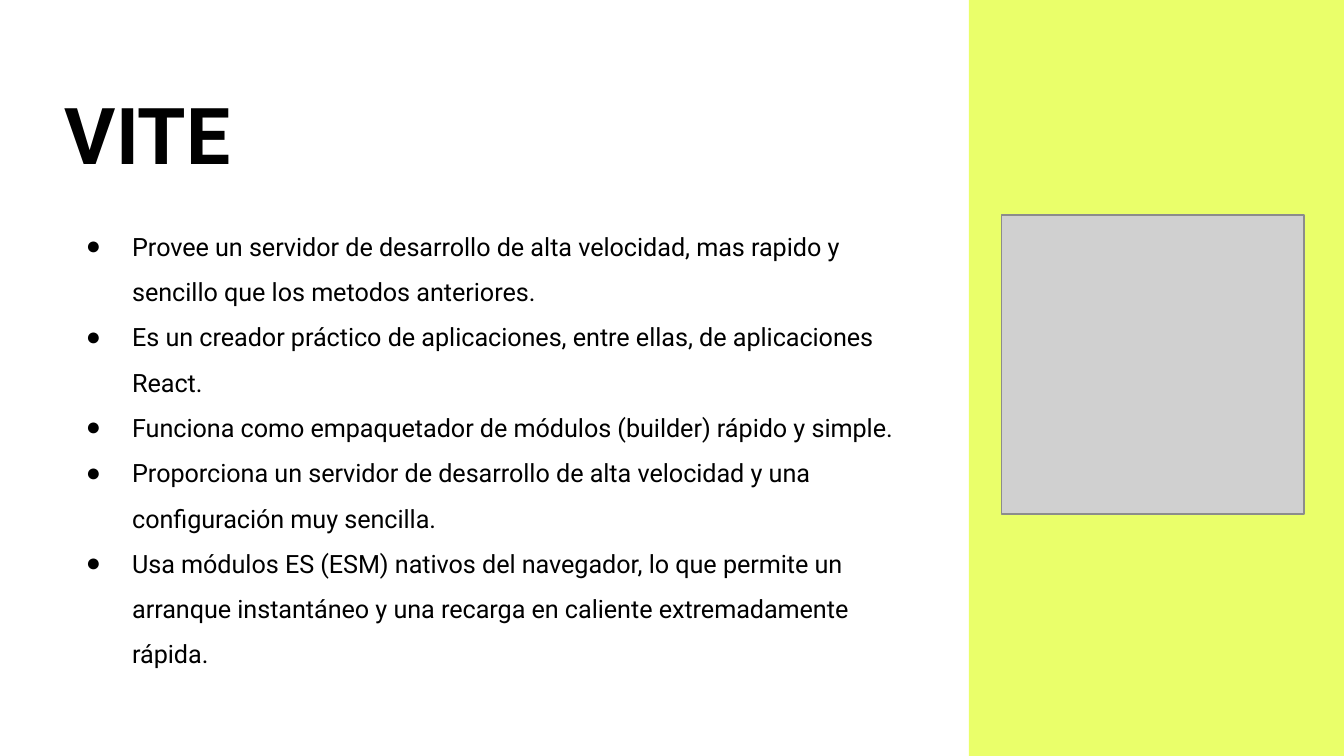
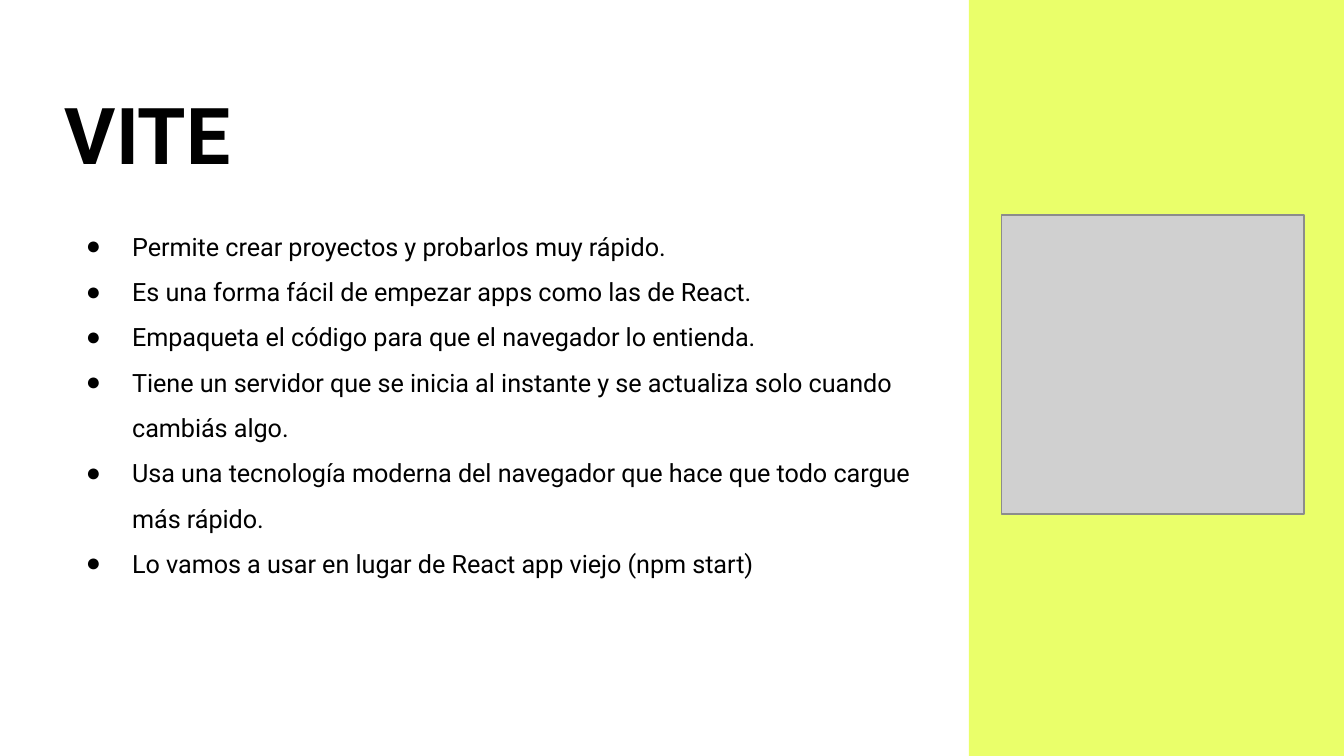
Before and after one commit to Arturogrottoli/Project-React-Js, a slide deck: slide 3 of Clase02/Unidad 2 - Clase en vivo.pptx. Drawn at 1344x756 pixels with LibreOffice and Linux fonts; fonts in the diff are those of the drawing; grey boxes stand for pictures; background and template pictures are left out. Boxes give left, top, right and bottom in pixels: in the first picture for what was removed or moved away, otherwise in the second. Text is boxed around its words. In the diff, an @@ line names an element or a change of style, - is before the commit and + after.

```diff
--- a/Clase02/Unidad 2 - Clase en vivo.pptx
+++ b/Clase02/Unidad 2 - Clase en vivo.pptx
@@ text at [132, 237, 910, 579]: text changed @@
-● Provee un servidor de desarrollo de alta velocidad, mas rapido y sencillo que los metodos anteriores.
-● Es un creador práctico de aplicaciones, entre ellas, de aplicaciones React.
-● Funciona como empaquetador de módulos (builder) rápido y simple.
-● Proporciona un servidor de desarrollo de alta velocidad y una configuración muy sencilla.
-● Usa módulos ES (ESM) nativos del navegador, lo que permite un arranque instantáneo y una recarga en caliente extremadamente rápida.
+● Permite crear proyectos y probarlos muy rápido.
+● Es una forma fácil de empezar apps como las de React.
+● Empaqueta el código para que el navegador lo entienda.
+● Tiene un servidor que se inicia al instante y se actualiza solo cuando cambiás algo.
+● Usa una tecnología moderna del navegador que hace que todo cargue más rápido.
+● Lo vamos a usar en lugar de React app viejo (npm start)
```
Also in this commit, not shown: 3 other slides changed, 2 other files.
